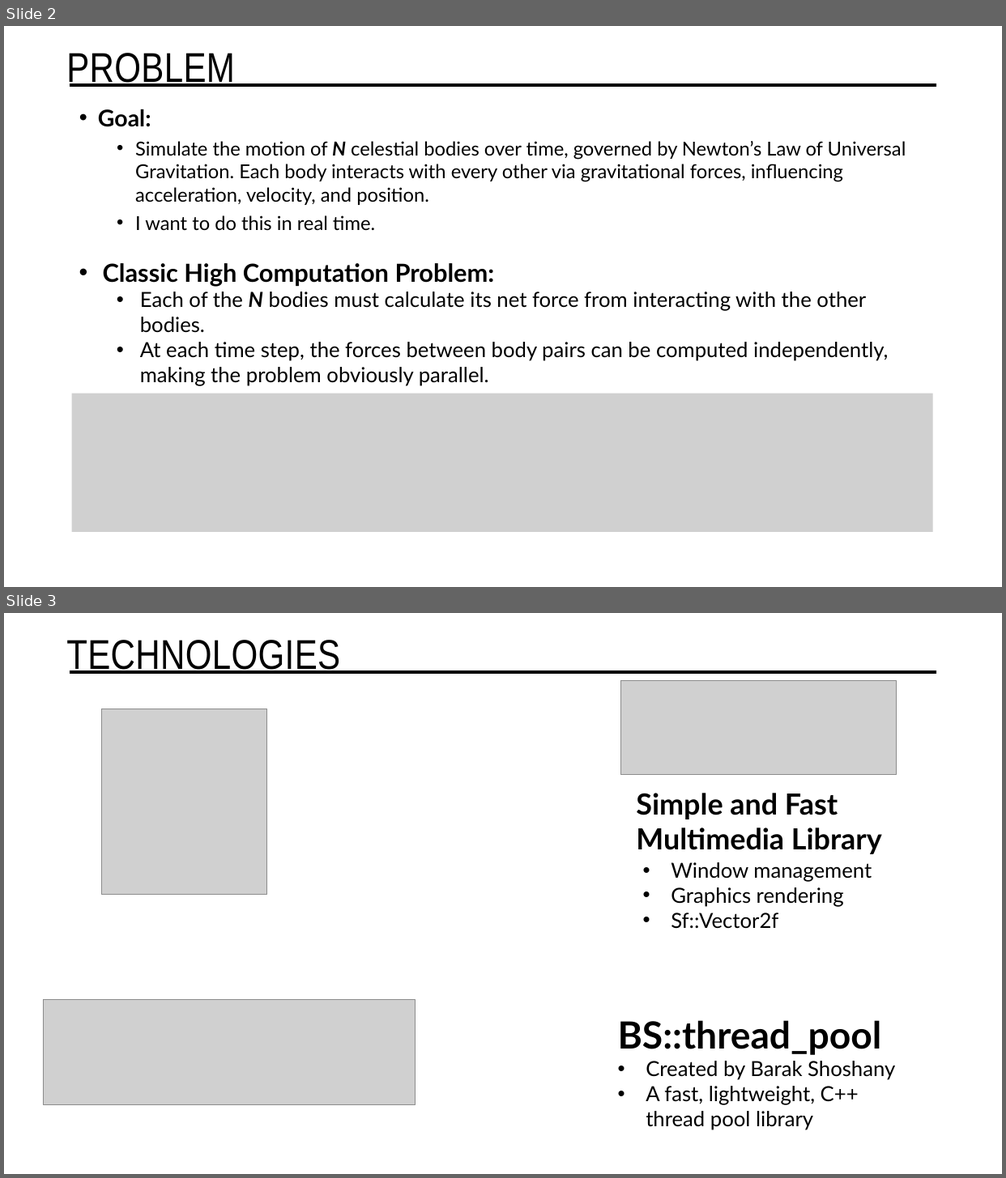
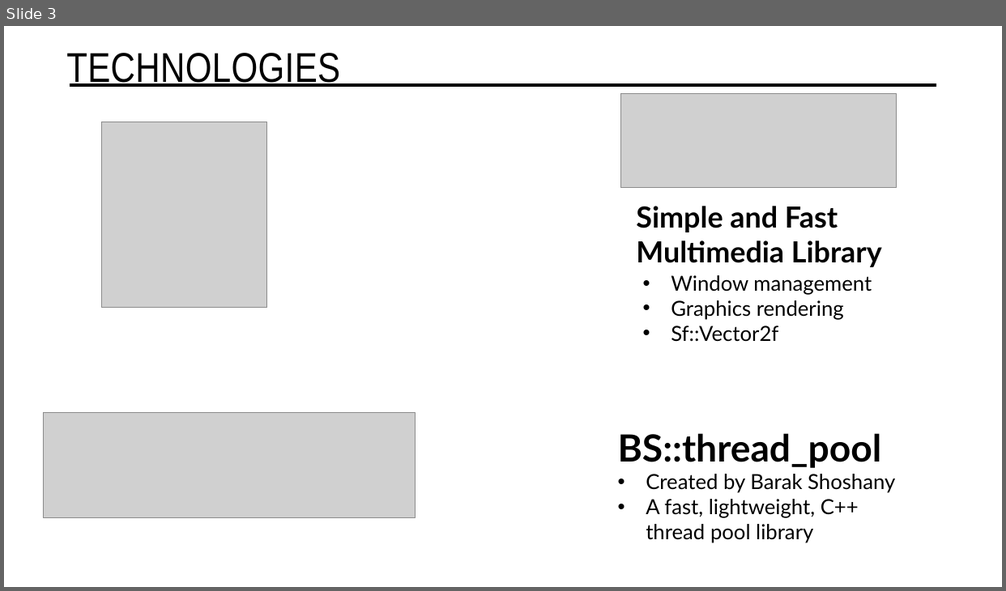
Before and after one commit to matthew9755123/N-Body_Sim, a slide deck: N-Body Simulator.pptx. Shown one above the other, each under a label of ours: slides 2 and 3 before the commit, slide 3 after it. The pictures are 1006x1178 and 1006x591 pixels, drawn with LibreOffice and Linux fonts; fonts in the diff are those of the drawing; grey boxes stand for pictures. Boxes give left, top, right and bottom in pixels: in the first picture for what was removed or moved away, otherwise in the second. Text is boxed around its words. In the diff, an @@ line names an element or a change of style, - is before the commit and + after.

```diff
--- a/N-Body Simulator.pptx
+++ b/N-Body Simulator.pptx
@@ slide 2 removed at [4, 26, 1002, 587], background #FFFFFF; not listed: 1 template element that a slide beside it also shows @@
@@ title removed at [66, 53, 235, 87] @@
-PROBLEM
@@ text removed at [98, 109, 906, 231] @@
-• Goal:
-  • Simulate the motion of N celestial bodies over time, governed by Newton’s Law of Universal Gravitation. Each body interacts with every other via gravitational forces, influencing acceleration, velocity, and position.
-  • I want to do this in real time.
@@ text removed at [103, 263, 888, 386] @@
-• Classic High Computation Problem:
-  • Each of the N bodies must calculate its net force from interacting with the other bodies.
-  • At each time step, the forces between body pairs can be computed independently, making the problem obviously parallel.
@@ picture removed at [71, 394, 932, 532] @@
```
Also in this commit, not shown: 4 slides changed, 1 slide added, 21 other files.
